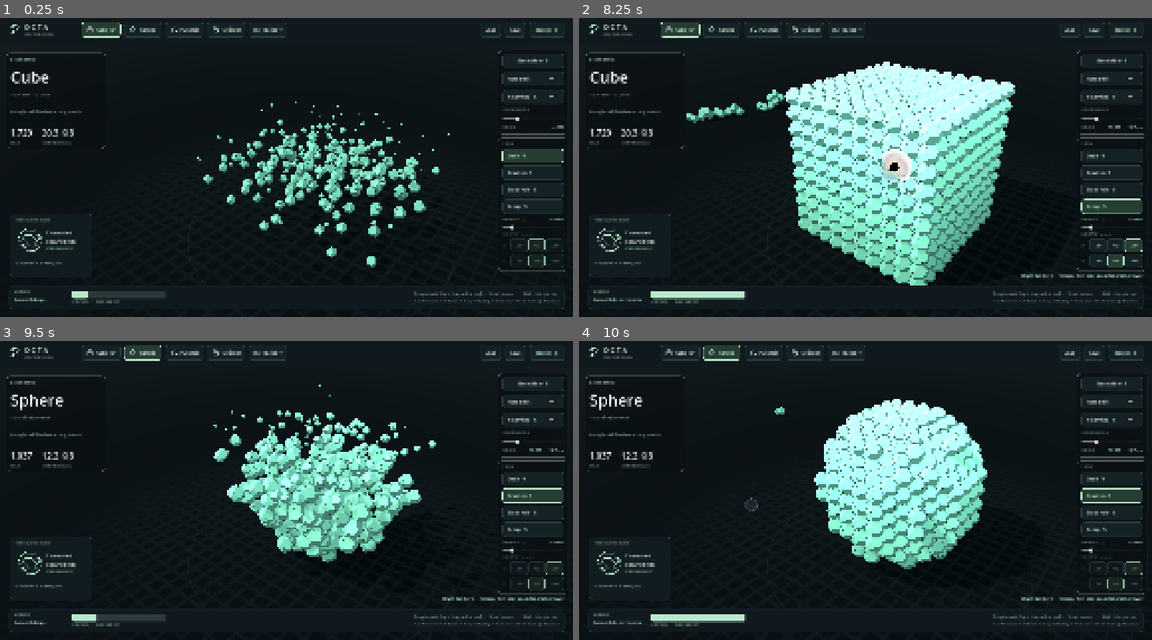
Above: before the commit, frames 1-4 (two rows, left to right).
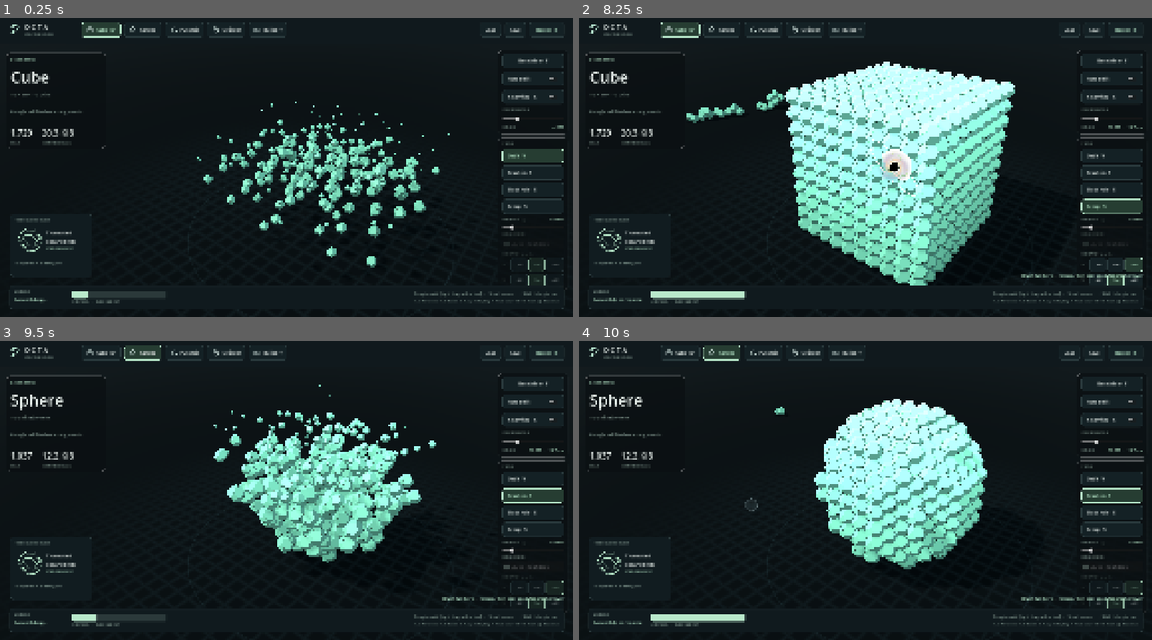
Above: after the commit, the same moments.

Repository: makevoid/godocta
Game: Godot game, scene res://scenes/main.tscn
Same seed, same stepped clock (60 frames per second), same inputs: the game is played once before the commit and once after it.
Inputs (mouse positions are in pixels of both pictures, inside the frame that each line leads up to):
- Up to frame 1 (0.25 s): no input
- Up to frame 2 (8.25 s): click "Replay R" at 0.5 s; click "Replay R" at 1.25 s; click "Replay R" at 2 s; tap Enter at 2.75 s; move the mouse to (991, 152) at 2.77 s; hold Right 2.78-3.5 s; tap B at 2.85, 5.3, 6.8 s; click (991, 152) at 2.92 s; tap Space at 3.02, 6.77 s; drag from (750, 182) to (836, 227) at 3.52 s; click "Cube 10³" at 4.25 s; move the mouse to (922, 98) at 5.02 s; hold Right 5.03-5.75 s; tap 2 at 5.1 s; click (922, 98) at 5.17 s; drag from (836, 227) to (693, 122) at 5.77 s; move the mouse to (1037, 212) at 6.52 s; hold Left 6.53-7.25 s; tap 4 at 6.6 s; click (1037, 212) at 6.67 s; drag from (693, 122) to (779, 89) at 7.27 s; move the mouse to (894, 167) at 8.02 s; hold S from 8.03 s (still down); tap 6 at 8.1 s; click (894, 167) at 8.17 s
- Up to frame 3 (9.5 s): tap B at 8.3 s; release S at 8.75 s; click "Sphere" at 8.75 s
- Up to frame 4 (10 s): drag from (779, 412) to (750, 505) at 9.52 s

The runs differ from the first frame. In frame 1, 0.3% of the frame differs, in the area x 86-99%, y 72-90%; in frame 2, 0.8%, in the area x 86-99%, y 71-90%; in frame 3, 0.4%; in frame 4, 0.4%.

Commit message:
fix brush

Diff:
--- a/scripts/data/octa_editor.gd
+++ b/scripts/data/octa_editor.gd
@@ -89,6 +89,15 @@
 			if best < 0 or votes[color] > votes[best]:
 				best = color
 	return best if best >= 0 else clampi(fallback, 0, maxi(structure.palette.size() - 1, 0))
+
+## The palette index a new cell takes: the chosen color when it is in the palette, else
+## its neighbors' vote. Uncolored structures always return -1, whatever is chosen.
+func color_choice(cell: Vector3i, chosen: int, fallback: int = 0) -> int:
+	if not structure.is_colored():
+		return -1
+	if chosen >= 0:
+		return mini(chosen, structure.palette.size() - 1)
+	return color_for(cell, fallback)
 
 ## Occupied cells whose centers lie within radius. A nonzero axis keeps only the half on
 ## its side of the plane through center: the scoop's half sphere.
--- /dev/null
+++ b/scripts/data/octa_palette.gd
@@ -0,0 +1,32 @@
+class_name OctaPalette
+extends RefCounted
+## The 16-color base palette, mirroring `octa.Palette` in `gen/octa/palette.go`. Generated
+## builds embed their own copy, so files stay self-describing and `OctaStructure.palette`
+## is what the renderer and the brush use; this table only names the indices and supplies
+## swatches for the UI. Keep the hex values and names in step with the Go source.
+
+## sRGB hex per index, in the Go order. Constant color literals cannot cross class
+## boundaries in GDScript, so the table stores plain integers and builds colors on demand.
+const HEX: Array[int] = [
+	0xb9b3a4, 0x7b766c, 0xdbc593, 0xa95540,
+	0xcc7a4a, 0x4f6377, 0x7c5635, 0x6f9b4b,
+	0x3e6b3a, 0x3c7da8, 0xeeeee6, 0x35393e,
+	0xd9aa3c, 0x7fbbc6, 0x203652, 0xc23c33,
+]
+const NAMES: Array[String] = ["Stone", "Dark stone", "Sand", "Brick", "Terracotta", "Slate",
+	"Wood", "Grass", "Foliage", "Water", "White", "Charcoal", "Gold", "Glass", "Navy", "Red"]
+
+## The whole palette, in index order.
+static func colors() -> PackedColorArray:
+	var result := PackedColorArray()
+	for hex in HEX:
+		result.append(color_of(hex))
+	return result
+
+## The color of one hex entry.
+static func color_of(hex: int) -> Color:
+	return Color8((hex >> 16) & 0xff, (hex >> 8) & 0xff, hex & 0xff)
+
+## The name of a palette index, for menus and tooltips.
+static func name_of(index: int) -> String:
+	return NAMES[index] if index >= 0 and index < NAMES.size() else "Auto"
--- a/scripts/octa_studio.gd
+++ b/scripts/octa_studio.gd
@@ -36,6 +36,7 @@
 	hud.tools.tool_selected.connect(select_tool)
 	hud.tools.radius_changed.connect(set_brush_radius)
 	hud.tools.tilt_changed.connect(set_scoop_tilt)
+	hud.tools.color_selected.connect(set_brush_color)
 	tools.committed.connect(hud.show_counts)
 	tools.brush_full.connect(func() -> void: hud.notify("Brush full here — release, then click again for another layer"))
 	_save_dialog = _make_dialog(FileDialog.FILE_MODE_SAVE_FILE)
@@ -53,6 +54,9 @@
 	tools.reset()
 	hud.show_structure(structure, preset)
 	renderer.display(structure)
+	# Palettes differ between builds: keep the chosen color only while it still exists.
+	hud.tools.show_palette(structure.palette)
+	set_brush_color(tools.brush_color)
 	var box := structure.bounds()
 	environment.apply_theme(WorldTheme.STUDIO if preset >= 0 else WorldTheme.name_for(structure.title))
 	camera.default_pitch = 0.48 if environment.theme_name == WorldTheme.STUDIO else 0.24
@@ -92,6 +96,11 @@
 func set_brush_radius(cells: float) -> void:
 	tools.set_radius(cells)
 	hud.tools.show_radius(tools.radius)
+
+## -1 lets the brush adopt neighbors' colors; 0..15 paints one color of the build's palette.
+func set_brush_color(index: int) -> void:
+	tools.set_brush_color(index)
+	hud.tools.show_color(tools.brush_color)
 
 func set_scoop_tilt(tilt: Vector2i) -> void:
 	tools.tilt = tilt.clamp(Vector2i(-45, -45), Vector2i(45, 45))
--- a/scripts/tools/brush_gizmo.gd
+++ b/scripts/tools/brush_gizmo.gd
@@ -13,6 +13,8 @@
 var _shell_material := ShaderMaterial.new()
 var _rim_material := ShaderMaterial.new()
 var _hole_material := ShaderMaterial.new()
+## The painted color, tinting the brush in globe; null while the brush picks colors itself.
+var brush_tint: Variant = null
 var _strength: float = 0.3
 
 func _init() -> void:
@@ -53,6 +55,9 @@
 		return
 	var scoop := tool == StructureTools.Tool.SCOOP
 	var color := SCOOP_COLOR if scoop else (BLACK_HOLE_COLOR if tool == StructureTools.Tool.BLACK_HOLE else BRUSH_IN_COLOR)
+	if tool == StructureTools.Tool.BRUSH_IN and brush_tint != null:
+		# Show the painted color, lifted towards the holographic shell's brightness.
+		color = (brush_tint as Color).lerp(Color.WHITE, 0.25)
 	if full:
 		color = color.lerp(FULL_COLOR, 0.8)
 	_shell_material.set_shader_parameter("tint", color)
--- a/scripts/tools/structure_tools.gd
+++ b/scripts/tools/structure_tools.gd
@@ -7,6 +7,7 @@
 ##    globe and stops instead of creeping towards the viewer; dragging paints sideways
 ##    at that depth. When nothing is left to fill, `brush_full` reports the stroke is
 ##    done: release and click again to lay the next layer.
+##    Cells take the brush color, or their neighbors' color when it is auto (-1).
 ##  · Black hole: a globe that swallows every cell within its radius.
 ##  · Scoop: a half globe, flat or tilted 45° around the screen's X and Y axes, that
 ##    shaves cells off the surface. Its cut plane is fixed for a stroke, so holding or
@@ -32,6 +33,8 @@
 var tool: Tool = Tool.NAVIGATE
 ## Brush radius in cell spans.
 var radius: float = 2.0
+## Palette index the brush paints, or -1 for auto: each new cell adopts its neighbors' color.
+var brush_color: int = -1
 ## Scoop tilt in degrees around the screen X and Y axes: -45, 0 or 45 each.
 var tilt: Vector2i = Vector2i.ZERO
 var renderer: StructureRenderer
@@ -73,6 +76,13 @@
 
 func set_radius(cells: float) -> void:
 	radius = clampf(cells, MIN_RADIUS, MAX_RADIUS)
+
+## Pick the painted color: a palette index, or -1 to keep adopting neighbors' colors.
+## Indices outside the displayed palette, and any color on an uncolored build, fall to auto.
+func set_brush_color(index: int) -> void:
+	var palette := renderer.structure.palette if renderer != null and renderer.structure != null else PackedColorArray()
+	brush_color = index if index >= 0 and index < palette.size() else -1
+	gizmo.brush_tint = palette[brush_color] if brush_color >= 0 else null
 
 ## Brush radius in structure-space units.
 func world_radius() -> float:
@@ -249,7 +259,7 @@
 	var count := maxi(1, roundi(radius * 1.5))
 	var filled := 0
 	for cell in editor.free_slots(center, world_radius(), count):
-		var color := editor.color_for(cell, _fallback_color)
+		var color := editor.color_choice(cell, brush_color, _fallback_color)
 		if not editor.add(cell, color):
 			continue
 		var target := OctaLattice.to_world(cell, span)
--- a/scripts/ui/tool_palette.gd
+++ b/scripts/ui/tool_palette.gd
@@ -1,11 +1,14 @@
 class_name ToolPalette
 extends PanelContainer
 ## Editing tools: orbit, brush cells in, or swallow them with a black hole or a tilted scoop.
+## The brush color submenu lists auto plus the build's palette.
 ## Emits intent only; OctaStudio applies it to StructureTools and calls the show_* setters.
 
 signal tool_selected(tool: StructureTools.Tool)
 signal radius_changed(cells: float)
 signal tilt_changed(tilt: Vector2i)
+## A palette index, or -1 for auto: new cells adopt their neighbors' color.
+signal color_selected(index: int)
 const SHORTCUTS: Array[String] = ["V", "B", "E", "S"]
 const TIPS: Array[String] = [
 	"Left drag orbits the camera.",
@@ -14,11 +17,16 @@
 	"A half globe that shaves the surface without digging deep. Tilt it 45° with the arrow keys.",
 ]
 const TILTS: Array[int] = [-45, 0, 45]
+const AUTO_COLOR_NAME := "Auto · neighbors"
+const SWATCH := 18 # Side of a color swatch, in pixels.
 var tool_buttons: Array[Button] = []
+var color_menu: MenuButton
+var _palette: PackedColorArray = OctaPalette.colors()
 var _radius: HSlider
 var _radius_label: Label
 var _tilt_buttons: Array = [[], []] # [axis][step] → Button
 var _tilt_box: VBoxContainer
+var _color_box: VBoxContainer
 
 func _ready() -> void:
 	add_theme_stylebox_override("panel", StudioTheme.panel(Color(0.04, 0.06, 0.07, 0.72), Color(1, 1, 1, 0.06), 14))
@@ -56,6 +64,25 @@
 		_radius_label.text = "%.1f cells" % value
 		radius_changed.emit(value))
 	box.add_child(_radius)
+	var color_box := VBoxContainer.new()
+	color_box.add_theme_constant_override("separation", 6)
+	color_box.add_child(StudioTheme.label("BRUSH COLOR", 10, StudioTheme.MUTED))
+	color_menu = MenuButton.new()
+	color_menu.custom_minimum_size = Vector2(190, 34)
+	color_menu.alignment = HORIZONTAL_ALIGNMENT_LEFT
+	color_menu.flat = false
+	color_menu.focus_mode = Control.FOCUS_NONE
+	color_menu.mouse_default_cursor_shape = Control.CURSOR_POINTING_HAND
+	color_menu.tooltip_text = "Color the brush paints. Auto copies the cells it grows from."
+	var colors := color_menu.get_popup()
+	colors.add_icon_radio_check_item(_swatch(StudioTheme.MUTED), AUTO_COLOR_NAME, 0)
+	for index in OctaPalette.NAMES.size():
+		colors.add_icon_radio_check_item(_swatch(OctaPalette.color_of(OctaPalette.HEX[index])), OctaPalette.NAMES[index], index + 1)
+	# Item ids are the palette index plus one, so auto can keep the id 0 that popups need.
+	colors.id_pressed.connect(func(id: int) -> void: color_selected.emit(id - 1))
+	color_box.add_child(color_menu)
+	box.add_child(color_box)
+	_color_box = color_box
 	_tilt_box = VBoxContainer.new()
 	_tilt_box.add_theme_constant_override("separation", 6)
 	_tilt_box.add_child(StudioTheme.label("SCOOP TILT   ← → ↑ ↓", 10, StudioTheme.MUTED))
@@ -82,16 +109,43 @@
 	box.add_child(_tilt_box)
 	show_radius(2.0)
 	show_tilt(Vector2i.ZERO)
+	show_color(-1)
 	show_tool(StructureTools.Tool.NAVIGATE)
 
 func show_tool(tool: StructureTools.Tool) -> void:
 	for index in tool_buttons.size():
 		tool_buttons[index].set_pressed_no_signal(index == tool)
 	_tilt_box.modulate.a = 1.0 if tool == StructureTools.Tool.SCOOP else 0.45
+	_color_box.modulate.a = 1.0 if tool == StructureTools.Tool.BRUSH_IN else 0.45
 
 func show_radius(cells: float) -> void:
 	_radius.set_value_no_signal(cells)
 	_radius_label.text = "%.1f cells" % cells
+
+## The colors the submenu offers: the displayed build's palette. Uncolored builds leave
+## only auto selectable, because their cells carry no palette index.
+func show_palette(palette: PackedColorArray) -> void:
+	_palette = palette if not palette.is_empty() else OctaPalette.colors()
+	var colors := color_menu.get_popup()
+	for index in OctaPalette.NAMES.size():
+		var known := index < palette.size()
+		colors.set_item_icon(index + 1, _swatch(_palette[index] if index < _palette.size() else StudioTheme.MUTED))
+		colors.set_item_disabled(index + 1, not known)
+	color_menu.disabled = palette.is_empty()
+
+## Show the selected color: a palette index, or -1 for auto.
+func show_color(index: int) -> void:
+	var colors := color_menu.get_popup()
+	for item in colors.item_count:
+		colors.set_item_checked(item, item == index + 1)
+	color_menu.text = OctaPalette.name_of(index) if index >= 0 else AUTO_COLOR_NAME
+	color_menu.icon = _swatch(_palette[index] if index >= 0 and index < _palette.size() else StudioTheme.MUTED)
+
+## A flat square of one color, for the menu button and its items.
+static func _swatch(color: Color) -> ImageTexture:
+	var image := Image.create(SWATCH, SWATCH, false, Image.FORMAT_RGBA8)
+	image.fill(color)
+	return ImageTexture.create_from_image(image)
 
 func show_tilt(tilt: Vector2i) -> void:
 	for axis in 2:
--- a/tests/test_core.gd
+++ b/tests/test_core.gd
@@ -279,6 +279,10 @@
 	var paint_editor := OctaEditor.new(painted)
 	check(paint_editor.color_for(Vector3i(4, 0, 0)) == 1, "New cells adopt their neighbor's color")
 	check(paint_editor.color_for(Vector3i(20, 0, 0), 1) == 1, "Unattached cells use the fallback color")
+	check(paint_editor.color_choice(Vector3i(4, 0, 0), 0, 1) == 0, "The brush paints the chosen color")
+	check(paint_editor.color_choice(Vector3i(4, 0, 0), 9, 1) == 1, "A color outside the palette clamps into it")
+	check(paint_editor.color_choice(Vector3i(4, 0, 0), -1, 0) == 1, "Auto keeps the neighbors' vote")
+	check(editor.color_choice(slots[1], 3, 0) == -1, "Uncolored builds ignore the chosen color")
 	paint_editor.add(Vector3i(4, 0, 0), paint_editor.color_for(Vector3i(4, 0, 0)))
 	paint_editor.remove(Vector3i(1, 1, 1))
 	var repainted := paint_editor.build()
@@ -327,6 +331,7 @@
 		if structure == null:
 			continue
 		check(structure.is_colored() and structure.palette.size() <= 16, "%s is colored with at most 16 colors" % name)
+		check(structure.palette == OctaPalette.colors(), "%s embeds the base palette the brush menu names" % name)
 		var last_y: int = -(1 << 30)
 		var sorted := true
 		for index in structure.cell_count():
--- a/tests/test_scene.gd
+++ b/tests/test_scene.gd
@@ -145,8 +145,40 @@
 	tools.apply(top, Vector3.UP, Vector3.UP)
 	studio.select_preset(StructurePresets.Shape.CUBE)
 	check(studio.renderer.structure.cell_count() == 1729 and tools.editor == null, "Switching builds discards pending edits")
+	_test_brush_colors()
 	studio.select_tool(StructureTools.Tool.NAVIGATE)
 	studio.set_scoop_tilt(Vector2i.ZERO)
+
+## The brush color submenu: auto on uncolored builds, one palette color on colored ones.
+func _test_brush_colors() -> void:
+	var tools := studio.tools
+	var menu := studio.hud.tools.color_menu
+	menu.get_popup().id_pressed.emit(5)
+	check(tools.brush_color == -1 and menu.disabled, "Uncolored builds keep the brush on auto")
+	var swatch := OctaStructure.from_cells(PackedInt32Array([0, 0, 0, 2, 0, 0]), "Swatch")
+	swatch.set_colors(PackedByteArray([0, 0]), OctaPalette.colors())
+	studio._present(swatch)
+	check(not menu.disabled and tools.brush_color == -1, "A colored build opens the submenu, still on auto")
+	studio.select_tool(StructureTools.Tool.BRUSH_IN)
+	studio.set_brush_radius(1.5)
+	tools.apply(OctaLattice.to_world(Vector3i.ZERO, swatch.cell_span), Vector3.UP, Vector3.UP)
+	var auto_cells: Array = tools.editor._added.keys()
+	var voted := not auto_cells.is_empty()
+	for cell: Vector3i in auto_cells:
+		voted = voted and tools.editor.color_of(cell) == 0
+	check(voted, "Auto strokes copy their neighbors' color")
+	menu.get_popup().id_pressed.emit(13)
+	check(tools.brush_color == 12, "The submenu picks a palette color")
+	check(menu.text == "Gold" and tools.gizmo.brush_tint != null, "The button and the gizmo show it")
+	tools.apply(OctaLattice.to_world(Vector3i(2, 0, 0), swatch.cell_span), Vector3.UP, Vector3.UP)
+	var gold := 0
+	for cell: Vector3i in tools.editor._added:
+		gold += 1 if tools.editor.color_of(cell) == 12 else 0
+	check(gold > 0 and gold == tools.editor._added.size() - auto_cells.size(), "Strokes paint the chosen color")
+	menu.get_popup().id_pressed.emit(0)
+	check(tools.brush_color == -1 and tools.gizmo.brush_tint == null, "Auto comes back from the submenu")
+	studio.select_preset(StructurePresets.Shape.CUBE)
+	check(tools.brush_color == -1 and menu.disabled, "An uncolored build falls back to auto")
 
 func _capture(name: String) -> void:
 	await RenderingServer.frame_post_draw
Not shown, added: scripts/data/octa_palette.gd.uid
Not shown, changed: CLAUDE.md
Not shown, changed: README.md
Not shown, changed: docs/architecture.md
Not shown, changed: docs/development.md
